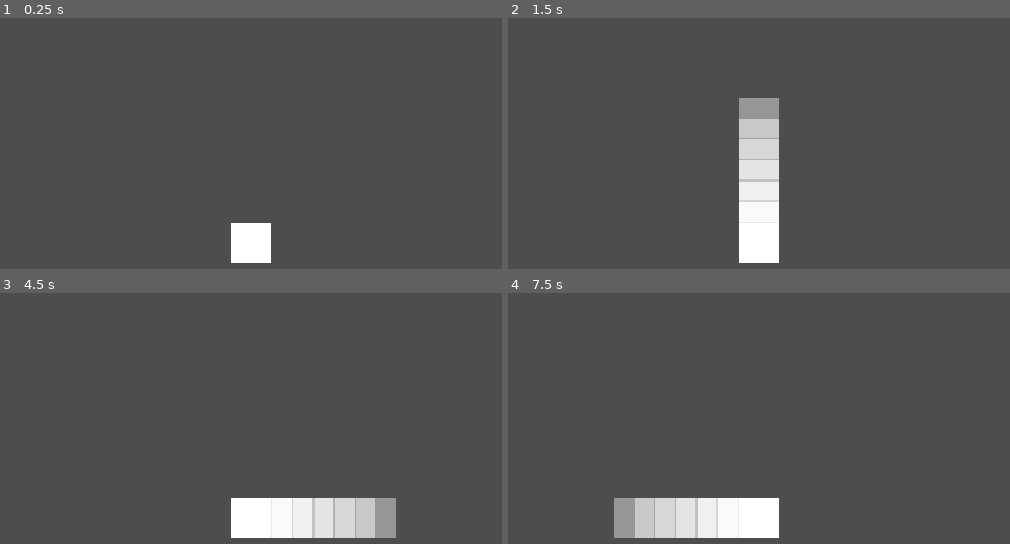
Above: before the commit, frames 1-4 (two rows, left to right).
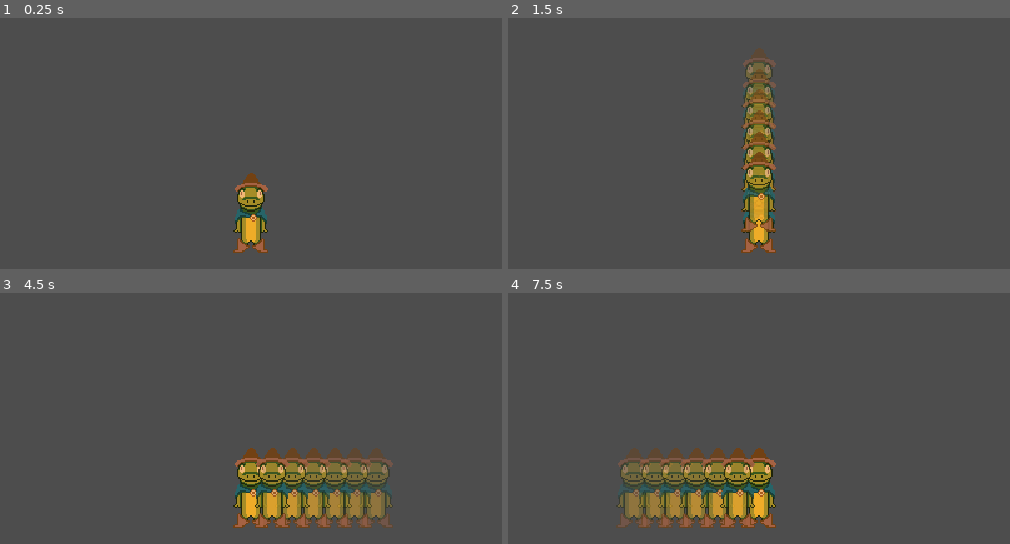
Above: after the commit, the same moments.

Repository: Spedinja/LudumDare58
Game: Godot game, scene res://Scenes/Player/player.tscn
Same seed, same stepped clock (60 frames per second), same inputs: the game is played once before the commit and once after it.
Inputs (mouse positions are in pixels of both pictures, inside the frame that each line leads up to):
- Up to frame 1 (0.25 s): no input
- Up to frame 2 (1.5 s): tap Enter at 0.5 s; move the mouse to (934, 221) at 0.52 s; hold D (Move Right) 0.53-1.28 s; click (934, 221) at 0.6 s; tap Space at 1.25 s; move the mouse to (598, 266) at 1.27 s; hold S (Move Down) from 1.28 s (still down); right-click (598, 266) at 1.35 s
- Up to frame 3 (4.5 s): tap Enter at 2, 3.5 s; move the mouse to (331, 418) at 2.02 s; release S (Move Down) at 2.03 s; hold D (Move Right) 2.03-2.78 s; click (331, 418) at 2.1 s; tap Space at 2.75, 4.25 s; move the mouse to (outside the picture) at 2.77 s; hold W (Move Up) 2.78-3.53 s; right-click (outside the picture) at 2.85 s; move the mouse to (outside the picture) at 3.52 s; hold A (Move Left) from 3.53 s (still down); click (outside the picture) at 3.6 s; move the mouse to (10, 451) at 4.27 s; right-click (10, 451) at 4.35 s
- Up to frame 4 (7.5 s): move the mouse to (799, 518) at 5.02 s; release A (Move Left) at 5.03 s; hold S (Move Down) 5.03-5.78 s; click (799, 518) at 5.1 s; move the mouse to (638, 405) at 5.77 s; hold D (Move Right) 5.78-6.53 s; right-click (638, 405) at 5.85 s; move the mouse to (934, 496) at 6.52 s; hold W (Move Up) 6.53-7.28 s; click (934, 496) at 6.6 s; move the mouse to (598, 541) at 7.27 s; hold D (Move Right) from 7.28 s (still down); right-click (598, 541) at 7.35 s

The runs differ from the first frame. In frame 1, 2.2% of the frame differs, in the area x 46-54%, y 61-98%; in frame 2, 6.0%; in frame 3, 10%, in the area x 46-79%, y 61-98%; in frame 4, 10%.

Commit message:
hitflash + dashghost shaders, enemy Group

Diff:
--- a/Scenes/Enemies/enemy.tscn
+++ b/Scenes/Enemies/enemy.tscn
@@ -12,7 +12,7 @@
 [sub_resource type="CircleShape2D" id="CircleShape2D_jcvw6"]
 radius = 206.06067
 
-[node name="Enemy" type="CharacterBody2D"]
+[node name="Enemy" type="CharacterBody2D" groups=["Enemy"]]
 script = ExtResource("1_jcvw6")
 
 [node name="TempSprite" type="Sprite2D" parent="."]
--- a/Scenes/Player/player.tscn
+++ b/Scenes/Player/player.tscn
@@ -1,7 +1,7 @@
 [gd_scene load_steps=5 format=3 uid="uid://bfaxkwh1r2pkb"]
 
 [ext_resource type="Script" uid="uid://dms32j4b6250c" path="res://Scripts/Player/player.gd" id="1_a3d8c"]
-[ext_resource type="Texture2D" uid="uid://it5qagoxabo" path="res://Sprites/Tile.png" id="2_xpcdj"]
+[ext_resource type="Texture2D" uid="uid://b7gtmlbnfhd75" path="res://Sprites/Main_Geko.png" id="2_a3d8c"]
 
 [sub_resource type="CircleShape2D" id="CircleShape2D_f60y1"]
 
@@ -12,7 +12,8 @@
 script = ExtResource("1_a3d8c")
 
 [node name="TempSprite" type="Sprite2D" parent="."]
-texture = ExtResource("2_xpcdj")
+texture = ExtResource("2_a3d8c")
+offset = Vector2(0, -24)
 
 [node name="PlayerSprite" type="AnimatedSprite2D" parent="."]
 visible = false
--- a/Scripts/Player/player.gd
+++ b/Scripts/Player/player.gd
@@ -71,6 +71,8 @@
 
 func _add_dash_ghost():
 	var ghost: DashGhost = dash_ghost_scene.instantiate()
+	ghost.texture = $TempSprite.texture
+	ghost.offset = $TempSprite.offset
 	ghost.global_position = global_position
 	get_parent().add_child(ghost)
 
--- /dev/null
+++ b/Shader/dash_ghost.gdshader
@@ -0,0 +1,8 @@
+shader_type canvas_item;
+
+uniform bool whiten = false;
+uniform float mix_weight = 1.0;
+
+void fragment() {
+	vec4 texture_color = texture(TEXTURE, UV);
+}
--- /dev/null
+++ b/Shader/hitflash.gdshader
@@ -0,0 +1,10 @@
+shader_type canvas_item;
+
+uniform vec4 flash_color: source_color;
+uniform float flash_value: hint_range(0.0, 1.0, 0.1);
+
+void fragment() {
+	vec4 texture_color = texture(TEXTURE, UV);
+	COLOR = mix(texture_color, flash_color,flash_value);
+	COLOR.a = texture_color.a;
+}
--- a/project.godot
+++ b/project.godot
@@ -26,6 +26,7 @@
 [global_group]
 
 Player=""
+Enemy=""
 
 [input]
 
Not shown, added: Shader/dash_ghost.gdshader.uid
Not shown, added: Shader/hitflash.gdshader.uid
